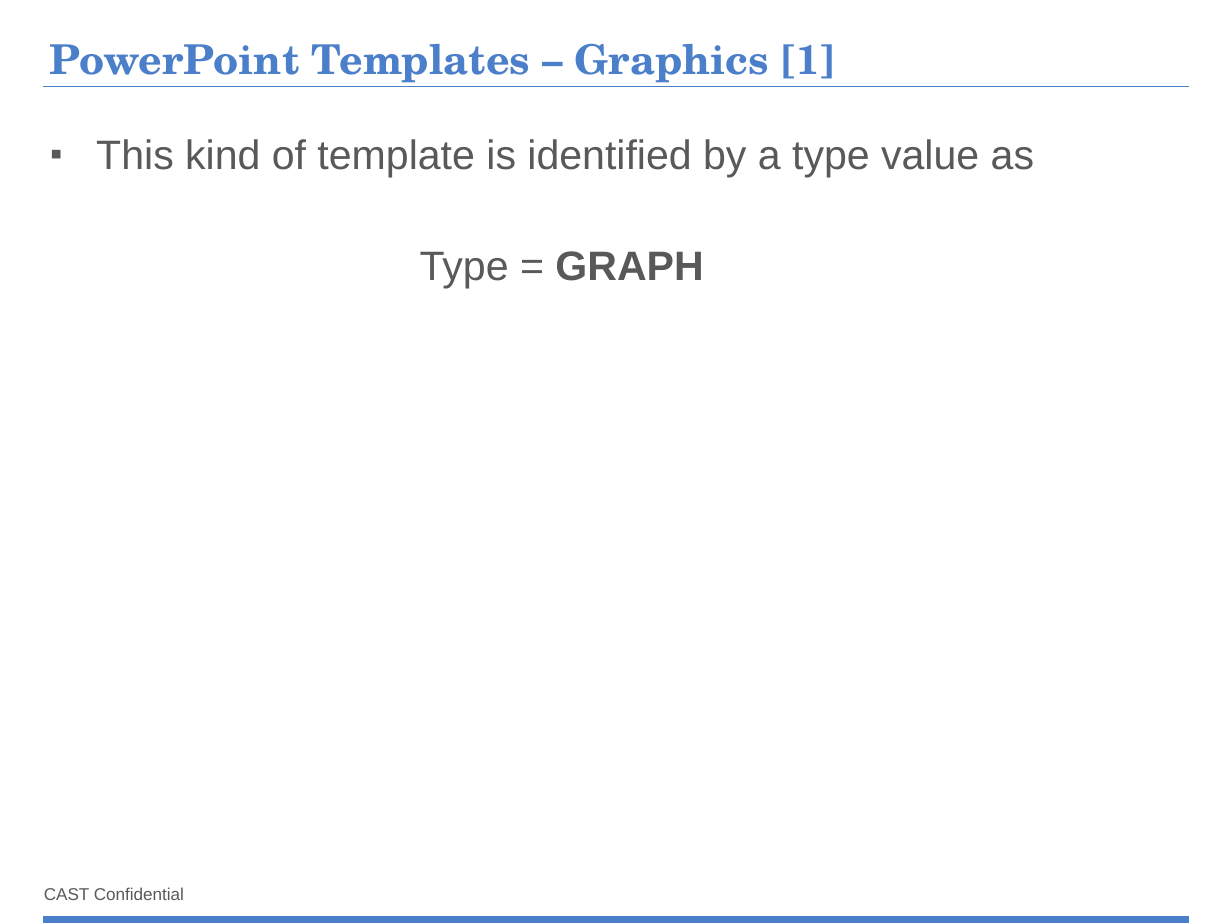
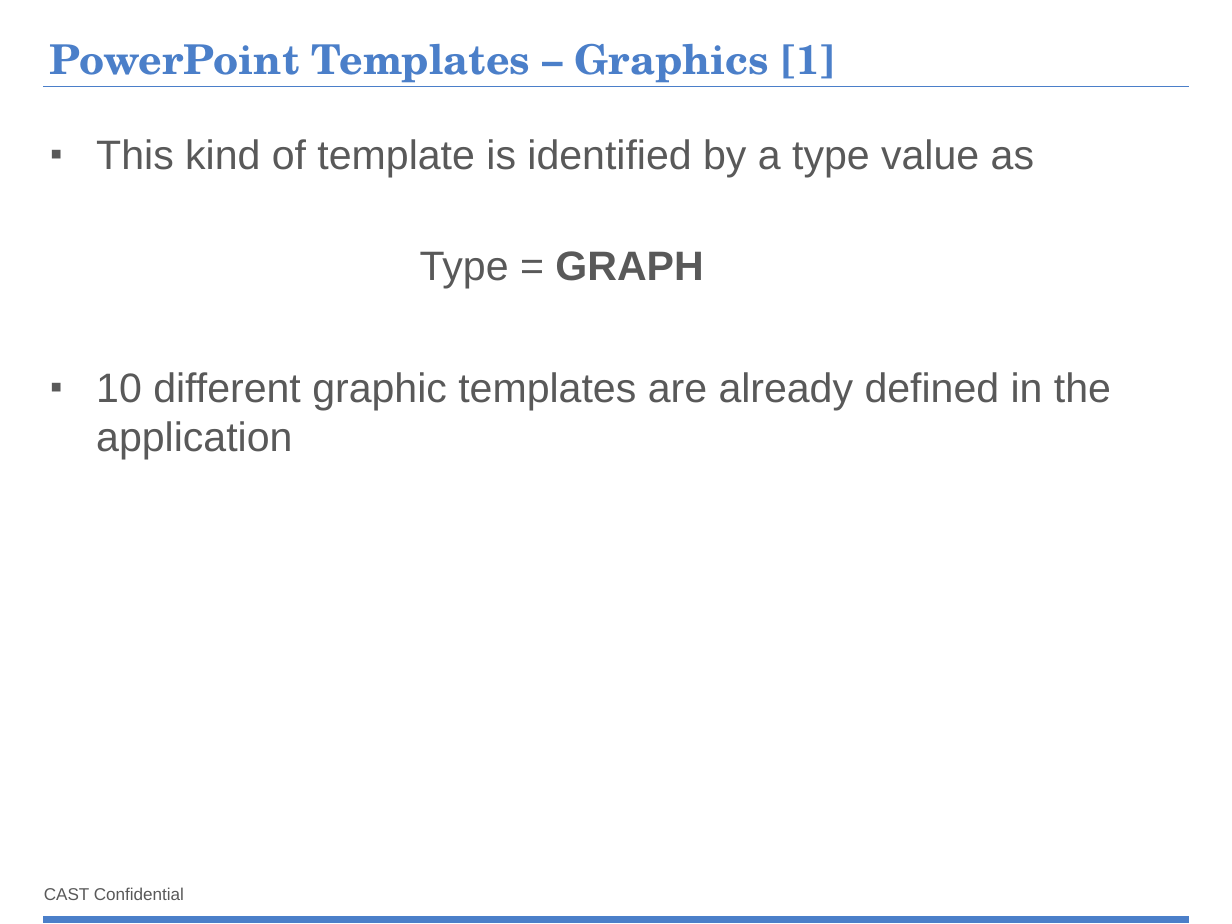
Before and after one commit to CAST-projects/ReportGenerator, a slide deck: slide 18 of CastReporting.Reporting/TemplatesFiles/1- Powerpoint-components-library.pptx (slide 13 before the commit). Drawn at 1232x924 pixels with LibreOffice and Linux fonts; fonts in the diff are those of the drawing; background and template pictures are left out. Boxes give left, top, right and bottom in pixels: in the first picture for what was removed or moved away, otherwise in the second. Text is boxed around its words. In the diff, an @@ line names an element or a change of style, - is before the commit and + after.

Commit message:
REPORTGEN-187 : fix ppt templates

```diff
--- a/CastReporting.Reporting/TemplatesFiles/1- Powerpoint-components-library.pptx
+++ b/CastReporting.Reporting/TemplatesFiles/1- Powerpoint-components-library.pptx
@@ text at (96, 372, 1111, 460): paragraph added @@
+▪ 10 different graphic templates are already defined in the application
```
Also in this commit, not shown: 6 other slides changed, 47 slides added, 7 slides removed, 1 other file.
